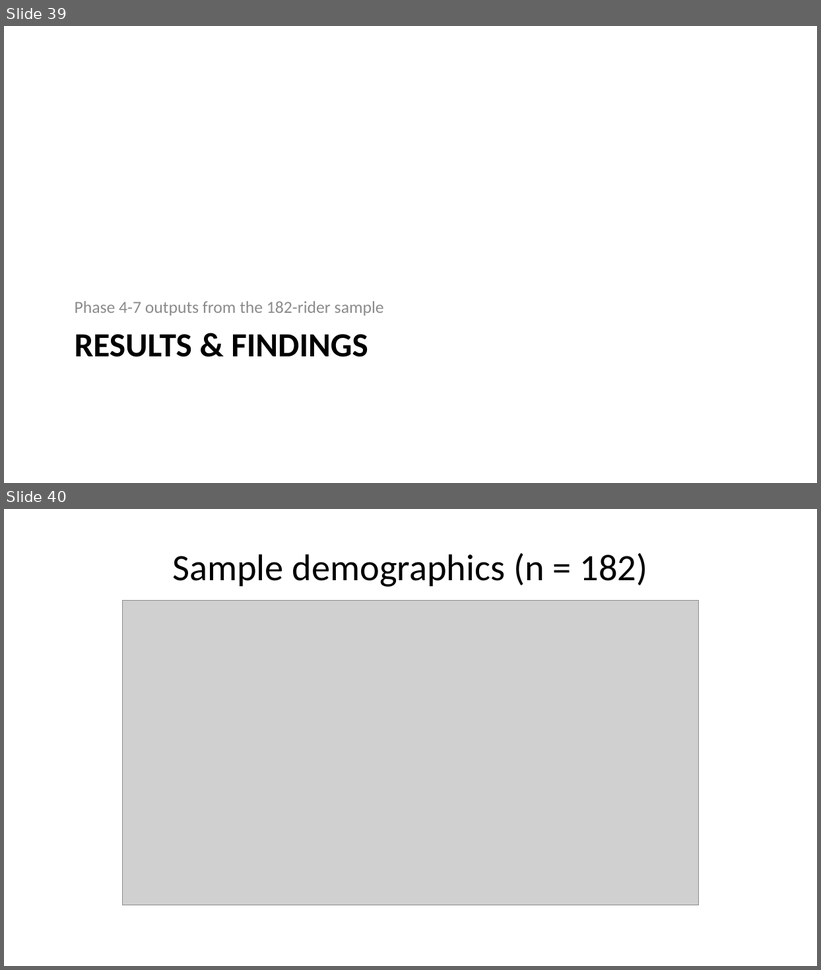
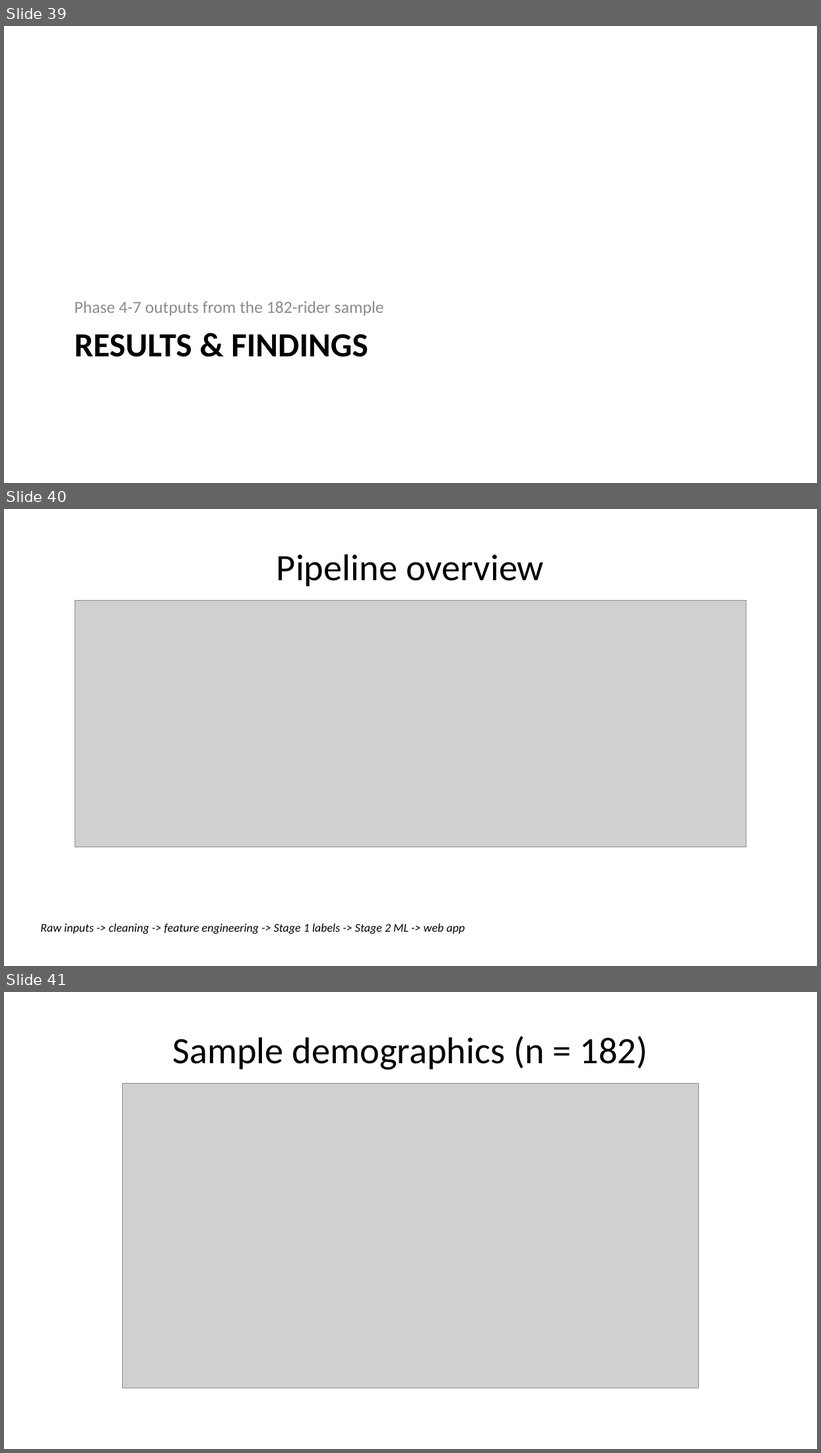
Before and after one commit to AilaVishnu/ergonomic-risk-factor-prediction, a slide deck: deck/Ergonomic_Risk_Factor_Prediction_Project_Plan_WITH_RESULTS.pptx. Shown one above the other, each under a label of ours: slides 39 and 40 before the commit, slides 39, 40 and 41 after it. The pictures are 821x970 and 821x1453 pixels, drawn with LibreOffice and Linux fonts; fonts in the diff are those of the drawing; grey boxes stand for pictures. Boxes give left, top, right and bottom in pixels: in the first picture for what was removed or moved away, otherwise in the second. Text is boxed around its words. In the diff, an @@ line names an element or a change of style, - is before the commit and + after.

Commit message:
Update deck builder + rebuild WITH_RESULTS.pptx (53 -> 61 slides)
8 new slides added so the deck matches what's now in PROJECT_REPORT.docx:
- Pipeline overview (the new methodology_flowchart.png) inserted right
  after the Results & Findings section header
- Winning hyperparameters text slide listing what GridSearchCV settled
  on per target (matches Table 10 in the doc)
- New 'Live web demo' section header
- 5 web-app screenshot slides showing the form sections and the
  prediction output (the same images embedded as Figures 11-15 in the
  doc, read from outputs/app_screenshots/ via a new
  add_screenshot_slide helper)

```diff
--- a/deck/Ergonomic_Risk_Factor_Prediction_Project_Plan_WITH_RESULTS.pptx
+++ b/deck/Ergonomic_Risk_Factor_Prediction_Project_Plan_WITH_RESULTS.pptx
@@ slide 40 added at <box>4,509,817,966</box>, background #FFFFFF @@
@@ title added at <box>277,554,544,586</box>, 44 pt, text #000000 @@
+Pipeline overview
@@ picture added at <box>75,601,746,848</box> @@
@@ text added at <box>40,923,465,934</box>, 14 pt, text #000000, italic @@
+Raw inputs -> cleaning -> feature engineering -> Stage 1 labels -> Stage 2 ML -> web app
@@ what was slide 40 is now slide 41 @@
```
Also in this commit, not shown: 7 other slides added, 1 other file.
